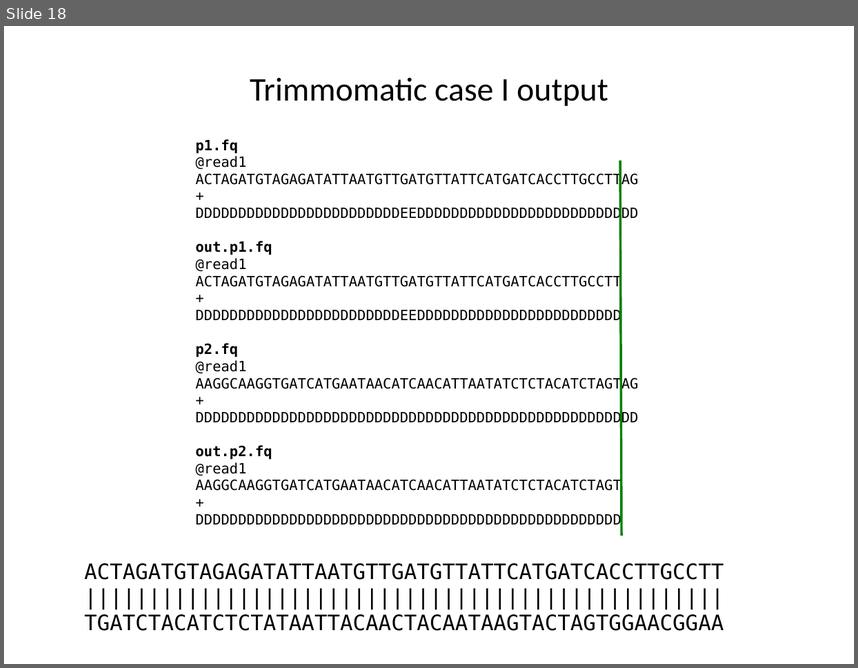
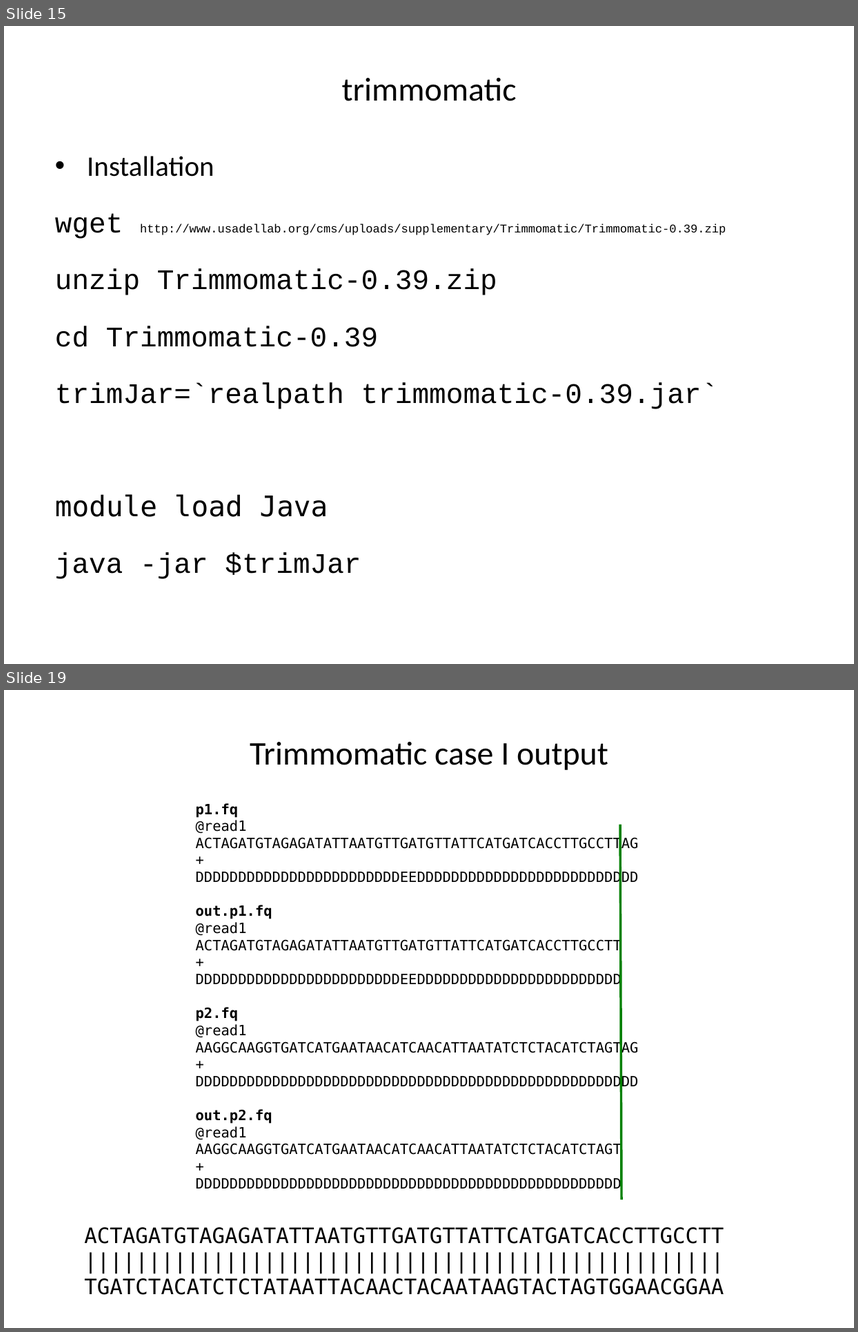
Before and after one commit to liu3zhenlab/teaching, a slide deck: PLPTH813Bioinformatis/2023/labs/lab04_NGS.pptx. Shown one above the other, each under a label of ours: slide 18 before the commit, slides 15 and 19 after it; the slides between them are not shown. The pictures are 858x668 and 858x1332 pixels, drawn with LibreOffice and Linux fonts; fonts in the diff are those of the drawing. Boxes give left, top, right and bottom in pixels: in the first picture for what was removed or moved away, otherwise in the second. Text is boxed around its words. In the diff, an @@ line names an element or a change of style, - is before the commit and + after.

```diff
--- a/PLPTH813Bioinformatis/2023/labs/lab04_NGS.pptx
+++ b/PLPTH813Bioinformatis/2023/labs/lab04_NGS.pptx
@@ slide 15 added at [4,26,854,664], background #FFFFFF @@
@@ title added at [342,78,517,101], 28 pt, text #000000 @@
+trimmomatic
@@ text added at [55,156,726,579], 24 pt, text #000000 @@
+• Installation
+wget http://www.usadellab.org/cms/uploads/supplementary/Trimmomatic/Trimmomatic-0.39.zip
+unzip Trimmomatic-0.39.zip
+cd Trimmomatic-0.39
+trimJar=`realpath trimmomatic-0.39.jar`
+module load Java
+java -jar $trimJar
@@ what was slide 18 is now slide 19 @@
```
Also in this commit, not shown: 15 slides changed, 2 other slides added, 2 slides removed, 4 other files.
